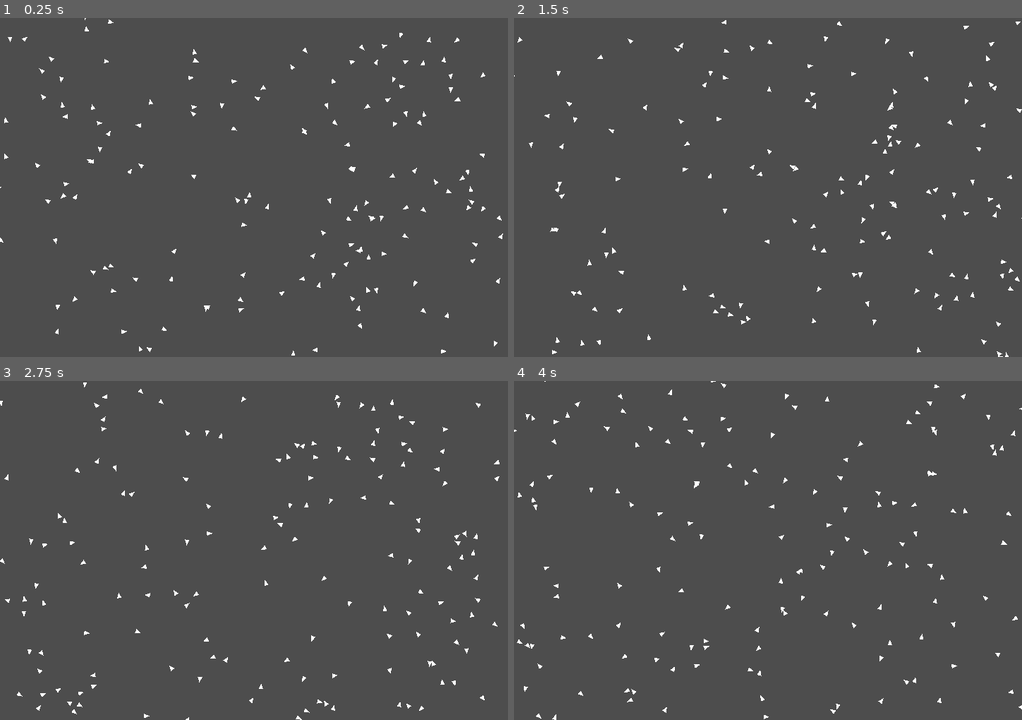
Above: before the commit, frames 1-4 (two rows, left to right).
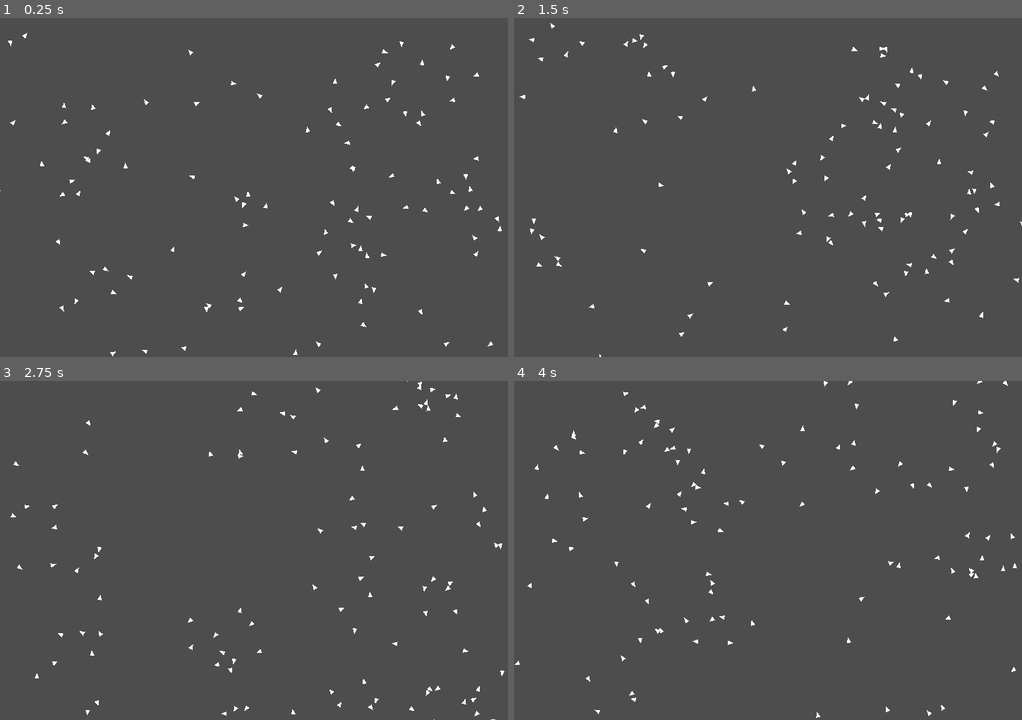
Above: after the commit, the same moments.

Repository: VeilLight/Boids
Game: Godot game, scene res://boids2d/boids_2d.tscn
The game is run twice, just before and just after one commit, with the same random seed, the same clock (stepped at 60 frames per second) and the same inputs.
Inputs:
- Up to frame 1 (0.25 s): no input
- Up to frame 2 (1.5 s): no input
- Up to frame 3 (2.75 s): no input
- Up to frame 4 (4 s): no input

The runs differ from the first frame. In frame 1, 1.4% of the frame differs, in the area x 0-100%, y 0-100%; in frame 2, 1.8%; in frame 3, 1.8%; in frame 4, 1.8%.

Commit message:
Add cohesion principle
- Limit boid speed between a maximum and a minimum

Diff:
--- a/boids2d/boid.gd
+++ b/boids2d/boid.gd
@@ -1,34 +1,31 @@
 extends Polygon2D
+
+# The distance at which boids are able to see each other.
+const NEIGHBOURHOOD_DISTANCE = 100
 
 var screen_width = 0
 var screen_height = 0
 var velocity = Vector2()
+var max_speed = 0
+var min_speed = 0
 
 # Called when the node enters the scene tree for the first time.
 func _ready():
 	var size = get_window().size
 	screen_width = size.x
 	screen_height = size.y
+	max_speed = get_meta("max_speed")
+	min_speed = get_meta("min_speed")
+
 	# Choose a random direction to start flying into
 	var angle = randf_range(0, 2 * PI)
 	update_velocity(Vector2(cos(angle), sin(angle)))
 
 # Called every frame. 'delta' is the elapsed time since the previous frame.
-func _process(delta):
-	translate(velocity * get_meta("Speed"))
+func _process(_delta):
+	translate(velocity)
 	if _out_of_screen_bounds():
 		_navigate_to_other_side_of_screen()
-
-func _navigate_to_other_side_of_screen():
-	if position.x > screen_width:
-		set_position(Vector2(0, position.y))
-	elif position.x < 0:
-		set_position(Vector2(screen_width, position.y))
-
-	if position.y > screen_height:
-		set_position(Vector2(position.x, 0))
-	elif position.y < 0:
-		set_position(Vector2(position.x, screen_height))
 
 func _out_of_screen_bounds():
 	return position.x > screen_width \
@@ -36,7 +33,23 @@
 		|| position.y > screen_height \
 		|| position.y < 0
 
-func update_velocity(velocity: Vector2):
-	self.velocity = velocity
+func _navigate_to_other_side_of_screen():
+	if position.x > screen_width:
+		set_position(Vector2(0, position.y))
+	elif position.x < 0:
+		set_position(Vector2(screen_width, position.y))
+	if position.y > screen_height:
+		set_position(Vector2(position.x, 0))
+	elif position.y < 0:
+		set_position(Vector2(position.x, screen_height))
+
+func update_velocity(_velocity: Vector2):
+	velocity += _velocity
+
+	# Limit speed between a minimum and maximum
+	var velocity_magnitude = velocity.length()
+	var speed = max(min(velocity_magnitude, get_meta("max_speed")), get_meta("min_speed"))
+	velocity = velocity / velocity_magnitude * speed
+
 	# Update model rotation to match the new flight direction
-	rotate(velocity.angle() - deg_to_rad(90))
+	set_rotation(velocity.angle() + deg_to_rad(90))
--- a/boids2d/boid.tscn
+++ b/boids2d/boid.tscn
@@ -9,4 +9,5 @@
 polygon = PackedVector2Array(0.5, 0, 0.9, 1, 0.1, 1)
 vertex_colors = PackedColorArray(1, 1, 1, 1, 1, 1, 1, 1, 1, 1, 1, 1)
 script = ExtResource("1_wo7nb")
-metadata/Speed = 2
+metadata/max_speed = 5
+metadata/min_speed = 2
--- a/boids2d/boids_2d.gd
+++ b/boids2d/boids_2d.gd
@@ -1,4 +1,10 @@
 extends Node2D
+
+# The size of the flock, a.k.a the total number of boids
+const FLOCK_SIZE = 100
+# The amount of approximation towards the neighbours center of mass.
+# The lower the number the higher the approximation gets.
+const COHESION_FACTOR = 500
 
 var boid_scene = preload("res://boids2d/boid.tscn")
 var flock = []
@@ -6,7 +12,7 @@
 # Called when the node enters the scene tree for the first time.
 func _ready():
 	var size = get_window().size
-	for i in range(150):
+	for i in range(FLOCK_SIZE):
 		var boid = boid_scene.instantiate()
 		var initial_x = randf_range(0, size.x)
 		var initial_y = randf_range(0, size.y)
@@ -15,5 +21,34 @@
 		add_child(boid)
 
 # Called every frame. 'delta' is the elapsed time since the previous frame.
-func _process(delta):
-	pass
+func _process(_delta):
+	for boid in flock:
+		var separation = _apply_separation(boid)
+		var alignment = _apply_alignment(boid)
+		var cohesion = _apply_cohesion(boid)
+		var velocity = separation + alignment + cohesion
+		boid.update_velocity(velocity)
+
+func _apply_separation(boid):
+	return Vector2()
+
+func _apply_alignment(boid):
+	return Vector2()
+
+func _apply_cohesion(boid):
+	var avg_neighbours_positions = Vector2()
+	var neighbours = 0
+
+	for b in flock:
+		if b == boid:
+			continue
+		var distance = boid.position.distance_to(b.position)
+		if distance < boid.NEIGHBOURHOOD_DISTANCE:
+			avg_neighbours_positions += b.position
+			neighbours += 1
+
+	if neighbours > 0:
+		var center_of_mass_position = avg_neighbours_positions / neighbours
+		return (center_of_mass_position - boid.position) / COHESION_FACTOR
+
+	return Vector2()
